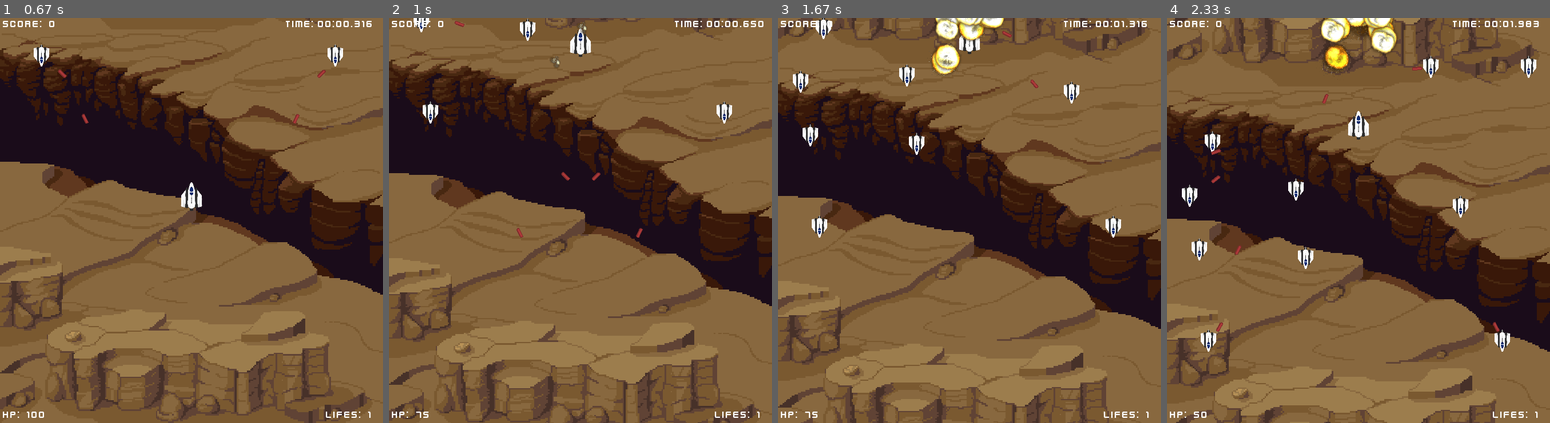
Above: before the commit, frames 1-4 (left to right).
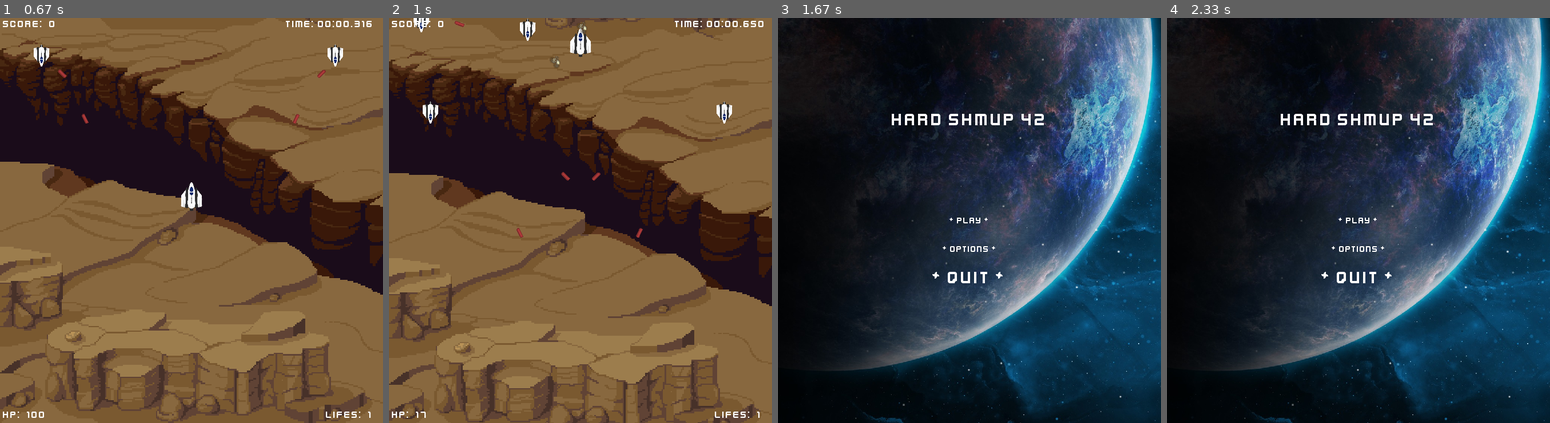
Above: after the commit, the same moments.

Repository: 2ndcouteau/Py_shmup
Game: pygame game, started from srcs/main.py
Same seed, same stepped clock (60 frames per second), same inputs: the game is played once before the commit and once after it.
Inputs:
- Up to frame 1 (0.67 s): hold Enter from 0.33 s (still down); hold Up from 0.33 s (still down)
- Up to frame 2 (1 s): release Enter at 0.8 s; release Up at 0.8 s; hold E from 0.83 s (still down); hold Up from 0.83 s (still down)
- Up to frame 3 (1.67 s): release E at 1.3 s; release Up at 1.3 s; tap Enter at 1.33 s
- Up to frame 4 (2.33 s): hold Up 1.67-2.13 s; tap E at 1.82 s; hold Down from 2.17 s (still down)

Frame 1 is identical in both runs. In frame 2, less than 0.1% of the frame differs, in the area x 7-11%, y 97-99%; in frame 3, 92%; in frame 4, 92%, in the area x 0-100%, y 0-100%.

Commit message:
[ADD] Options_level_menu DONE [ADD] Music and Sfx Options management DONE

Diff:
--- a/srcs/class_Event.py
+++ b/srcs/class_Event.py
@@ -14,6 +14,7 @@
 from constants			import (F_GAME, F_LEVEL_MENU, F_MAIN_MENU, F_DEATH_MENU, F_GAMEOVER_MENU, F_OPTIONS_LEVEL,
 								UP, DOWN, RIGHT, LEFT,
 								MENU_INPUT_DELAY,
+								OPT_SFX, OPT_MUSIC,
 								media_folder)
 
 # func_table = {
@@ -59,8 +60,11 @@
 		}
 
 		if g.player.hp <= 0:
+			if (g.opt_music == True):
+				music.pause()
 			if g.player.lives == 0:
 				print("GAME_OVER")
+
 				g.mode = F_GAMEOVER_MENU
 			else:
 				print("You Died")
@@ -72,7 +76,8 @@
 
 	def k_backspace(g):
 		g.mode = F_LEVEL_MENU	# change to load_menu()
-		music.pause()
+		if (g.opt_music == True):
+			music.pause()
 	def k_e(g):
 		if g.timer <= 0:
 			Enemy(g)
@@ -183,12 +188,14 @@
 		if keys[K_r]:
 			g.restart_game()
 			g.mode = F_GAME
-			music.rewind()
-			music.play(-1)
+			if (g.opt_music == True):
+				music.rewind()
+				music.play(-1)
 		if keys[K_q]:
 			g.mode = F_MAIN_MENU
-			music.load(os.path.join(media_folder, 'main_menu_music.wav'))
-			music.play(-1)
+			if (g.opt_music == True):
+				music.load(os.path.join(media_folder, 'main_menu_music.wav'))
+				music.play(-1)
 
 		g.menu_timer -= g.dt
 		if g.menu_timer <= 0:
@@ -207,10 +214,19 @@
 
 		g.menu_timer -= g.dt
 		if g.menu_timer <= 0:
+
 			if keys[K_BACKSPACE]:
 				g.mode = F_LEVEL_MENU
 				g.menu_timer = MENU_INPUT_DELAY
-			if keys[K_RETURN]:
+
+			if keys[K_LEFT] or keys[K_RIGHT]:
+
+				if g.opt_level_menu.text.new_pos == OPT_SFX or g.opt_level_menu.text.new_pos == OPT_MUSIC :
+
+					g.opt_level_menu.function[g.opt_level_menu.text.new_pos - g.opt_level_menu.text.offset_title_select](g)
+					g.menu_timer = MENU_INPUT_DELAY
+
+			if keys[K_RETURN] or keys[K_SPACE]:
 				g.opt_level_menu.function[g.opt_level_menu.text.new_pos - g.opt_level_menu.text.offset_title_select](g)
 				g.menu_timer = MENU_INPUT_DELAY
 			if keys[K_UP]:
--- a/srcs/class_Explosion.py
+++ b/srcs/class_Explosion.py
@@ -20,7 +20,8 @@
 		self.image = g.explosion_imgs[self.explosion_style][0]
 		self.sound = g.sound_explosion
 		self.sound.set_volume(0.5)
-		self.sound.play()
+		if (g.opt_sfx == True):
+			self.sound.play()
 
 		# print(self.image)
 
--- a/srcs/class_Game.py
+++ b/srcs/class_Game.py
@@ -70,7 +70,7 @@
 		self.opt_sfx = True
 
 		music.load(os.path.join(media_folder, 'main_menu_music.wav'))
-		music.set_volume(0)
+		music.set_volume(100)
 		music.play(-1)
 
 
--- a/srcs/class_Menu.py
+++ b/srcs/class_Menu.py
@@ -10,7 +10,7 @@
 # from class_Layout	import Layout
 from class_Text		import Text_main_menu, Text_level_menu, Text_death_menu, Text_gameover_menu, Text_opt_level_menu
 from constants		import (X_WINDOW, Y_WINDOW,
-							F_GAME, F_MAIN_MENU, F_LEVEL_MENU, F_OPTIONS_LEVEL,
+							F_GAME, F_LEVEL_MENU, F_MAIN_MENU, F_DEATH_MENU, F_GAMEOVER_MENU, F_OPTIONS_LEVEL,
 							PLAY, OPTIONS_MAIN, QUIT,
 							RESUME, RESTART, OPTIONS_LEVEL, MAIN_MENU,
 							CONTINUE, RESTART_DEATH, OPTIONS_DEATH, MAIN_MENU_DEATH,
@@ -43,8 +43,9 @@
 			g.restart_game() ## Init_game() with some differente base value
 			g.mode = F_GAME
 			# g.main_menu_music.pause()
-			music.load(os.path.join(media_folder, 'game_music.wav'))
-			music.play(-1)
+			if (g.opt_music == True):
+				music.load(os.path.join(media_folder, 'game_music.wav'))
+				music.play(-1)
 			# g.music_level.play(-1)
 			print("Play Game")
 
@@ -83,7 +84,8 @@
 				g.opt_sfx = False
 
 		def return_level_menu(g):
-			g.mode = F_LEVEL_MENU
+			g.mode = g.previous_mode
+			g.previous_mode = F_OPTIONS_LEVEL
 
 
 		self.function = []
@@ -100,21 +102,25 @@
 
 		def resume_level(g):
 			g.mode = F_GAME
-			music.unpause()
+			if (g.opt_music == True):
+				music.unpause()
 
 		def restart_level(g):
 			g.restart_level()
 			g.mode = F_GAME
-			music.rewind()
-			music.play(-1)
+			if (g.opt_music == True):
+				music.rewind()
+				music.play(-1)
 
 		def options_level(g):
+			g.previous_mode = F_LEVEL_MENU
 			g.mode = F_OPTIONS_LEVEL
 
 		def main_menu(g):
 			g.mode = F_MAIN_MENU
-			music.load(os.path.join(media_folder, 'main_menu_music.wav'))
-			music.play(-1)
+			if (g.opt_music == True):
+				music.load(os.path.join(media_folder, 'main_menu_music.wav'))
+				music.play(-1)
 
 		self.function = []
 		self.function.insert(RESUME, resume_level)
@@ -131,23 +137,28 @@
 			g.continue_level()
 			g.player.lives -= 1
 			g.mode = F_GAME
-			music.unpause()
+			if (g.opt_music == True):
+				music.unpause()
 
 		def restart_level(g):
 			g.restart_level()
 			g.mode = F_GAME
-			music.rewind()
-			music.play(-1)
+			if (g.opt_music == True):
+				music.rewind()
+				music.play(-1)
 
 
 		def options(g):
-			print("Main options")
+			g.previous_mode = F_DEATH_MENU
+			g.mode = F_OPTIONS_LEVEL
 
 
 		def main_menu(g):
+			g.previous_mode = F_DEATH_MENU
 			g.mode = F_MAIN_MENU
-			music.load(os.path.join(media_folder, 'main_menu_music.wav'))
-			music.play(-1)
+			if (g.opt_music == True):
+				music.load(os.path.join(media_folder, 'main_menu_music.wav'))
+				music.play(-1)
 
 		self.function = []
 		self.function.insert(CONTINUE, continue_level)
@@ -175,12 +186,15 @@
 
 
 		def options_gameover(g):
-			print("Main options")
+			g.previous_mode = F_GAMEOVER_MENU
+			g.mode = F_OPTIONS_LEVEL
 
 		def main_menu(g):
+			g.previous_mode = F_GAMEOVER_MENU
 			g.mode = F_MAIN_MENU
-			music.load(os.path.join(media_folder, 'main_menu_music.wav'))
-			music.play(-1)
+			if (g.opt_music == True):
+				music.load(os.path.join(media_folder, 'main_menu_music.wav'))
+				music.play(-1)
 			g.player.init_game(g)
 
 		self.function = []
--- a/srcs/class_Player.py
+++ b/srcs/class_Player.py
@@ -53,7 +53,8 @@
 		if self.timer_shoot <= 0:
 			Shoot(g, ALLIES, self.speed + 1, self.rect.centerx, self.rect.top)
 
-			self.sound_shoot.play()
+			if (g.opt_sfx == True):
+				self.sound_shoot.play()
 			# self.sound_shoot[randint(0, 5)].play()
 			# print("nb_sound == " + str(self.sound_shoot.get_num_channels()))
 
--- a/srcs/class_Text.py
+++ b/srcs/class_Text.py
@@ -17,12 +17,6 @@
 								OPT_MUSIC, OPT_SFX, OPT_RETURN_MENU,
 								)
 
-
-# class Text_opt(pygame.sprite.Sprite):
-# 	def __init__(self, font_size, text, pos, cx=False, cy=True, selected=False):
-# 		pygame.sprite.Sprite.__init__(self)
-
-
 class Text_line(pygame.sprite.Sprite):
 	def __init__(self, font_size, text, pos, cx=False, cy=True, selected=False):
 		pygame.sprite.Sprite.__init__(self)
@@ -105,7 +99,6 @@
 		self.all_text.insert(POS_SCORE, Text_line(self.font_size, "Score: {0}".format(str(g.player.score)), (self.x_left_offset, 0), cx=False, cy=False))
 		self.all_text.insert(POS_TIME, Text_line(self.font_size, "Time: {0}".format(self.str_time), ((X_WINDOW - self.x_right_time_offset), 0), cx=False, cy=False))
 
-		# self.all_text.append(Text_line(self.title_font_size, "- Menu -", ((X_WINDOW / 2), Y_WINDOW / 4), cx=True, cy=False))
 		self.len_all_text = len(self.all_text)
 
 	def update(self):
@@ -136,8 +129,6 @@
 			self.new_pos = self.offset
 
 	def update(self):
-		# self.draw_text()
-
 		if self.prev_pos != self.new_pos:
 			self.all_text[self.prev_pos].image = self.all_text[self.prev_pos].image_low
 			self.all_text[self.prev_pos].rect = self.all_text[self.prev_pos].rect_low
@@ -203,9 +194,6 @@
 		self.all_text.insert(TITLE_MENU, Text_line(self.title_font_size, "! GAMEOVER !", ((X_WINDOW / 2), (Y_WINDOW / 4) + 10), cx=True, cy=False))
 		self.all_text.insert(SCORE_GAMEOVER, Text_line(self.title_font_size, "SCORE : {0}".format(self.g.player.score), ((X_WINDOW / 2), (Y_WINDOW / 4) + (self.y_offset_pos * 2) - 15), cx=True, cy=False))
 		self.all_text.insert(TIME_GAMEOVER, Text_line(self.title_font_size, "TIME : {0} ".format(self.g.level_text.str_time), ((X_WINDOW / 2), (Y_WINDOW / 4) + (self.y_offset_pos * 3) - 35), cx=True, cy=False))
-		## Print time and Points  Message
-		# 	self.offset_title_select = 3
-		# self.all_text.insert(SOUL_SELL, Text_line(self.font_size, "* Sell your soul *", ((X_WINDOW / 2), (Y_WINDOW / 2) + (self.y_offset_pos * 0) - 15), cx=True, selected=False))
 		self.all_text.insert(OPTIONS_GAMEOVER, Text_line(self.font_size, "* Options *", ((X_WINDOW / 2), (Y_WINDOW / 2) + (self.y_offset_pos * 1) - 15), cx=True, selected=True))
 		self.all_text.insert(MAIN_MENU_GAMEOVER, Text_line(self.font_size, "* Main Menu *", ((X_WINDOW / 2), (Y_WINDOW / 2) + (self.y_offset_pos * 2) - 15), cx=True, selected=False))
 
@@ -229,9 +217,9 @@
 		self.font_size = 12
 
 		self.all_text.insert(TITLE_MENU, Text_line(self.title_font_size, "OPTIONS", ((X_WINDOW / 2), (Y_WINDOW / 4) + 10), cx=True, cy=False))
-		self.all_text.insert(OPT_MUSIC, Text_line(self.font_size, "MUSIC : {0}".format(self.music_state(g)), ((X_WINDOW / 2), (Y_WINDOW / 4) + (self.y_offset_pos * 2) - 15), cx=True, cy=False, selected=True))
-		self.all_text.insert(OPT_SFX, Text_line(self.font_size, "SFX : {0}".format(self.sfx_state(g)), ((X_WINDOW / 2), (Y_WINDOW / 4) + (self.y_offset_pos * 3) - 35), cx=True, cy=False))
-		self.all_text.insert(OPT_RETURN_MENU, Text_line(self.font_size, "RETURN", ((X_WINDOW / 2), (Y_WINDOW / 4) + (self.y_offset_pos * 4) - 35), cx=True, cy=False))
+		self.all_text.insert(OPT_MUSIC, Text_line(self.font_size, "MUSIC : {0}".format(self.music_state(g)), ((X_WINDOW / 2), (Y_WINDOW / 4) + (self.y_offset_pos * 3) - 15), cx=True, cy=False, selected=True))
+		self.all_text.insert(OPT_SFX, Text_line(self.font_size, "SFX : {0}".format(self.sfx_state(g)), ((X_WINDOW / 2), (Y_WINDOW / 4) + (self.y_offset_pos * 4) - 15), cx=True, cy=False))
+		self.all_text.insert(OPT_RETURN_MENU, Text_line(self.font_size, "RETURN", ((X_WINDOW / 2), (Y_WINDOW / 4) + (self.y_offset_pos * 6) - 15), cx=True, cy=False))
 
 		self.len_all_text = len(self.all_text)
 
@@ -246,9 +234,16 @@
 		return "OFF"
 
 	def update(self):
-		self.all_text[OPT_MUSIC] = Text_line(self.font_size, "MUSIC : {0}".format(self.music_state(self.g)), ((X_WINDOW / 2), (Y_WINDOW / 4) + (self.y_offset_pos * 2) - 35), cx=True, cy=False)
-		self.all_text[OPT_SFX] = Text_line(self.font_size, "SFX : {0}".format(self.sfx_state(self.g)), ((X_WINDOW / 2), (Y_WINDOW / 4) + (self.y_offset_pos * 3) - 35), cx=True, cy=False)
 		Text_menu.update(self)
+		if (self.new_pos == OPT_MUSIC):
+			self.all_text[OPT_MUSIC] = Text_line(self.font_size, "MUSIC : {0}".format(self.music_state(self.g)), ((X_WINDOW / 2), (Y_WINDOW / 4) + (self.y_offset_pos * 3) - 15), cx=True, cy=False, selected=True)
+			self.all_text[OPT_SFX] = Text_line(self.font_size, "SFX : {0}".format(self.sfx_state(self.g)), ((X_WINDOW / 2), (Y_WINDOW / 4) + (self.y_offset_pos * 4) - 15), cx=True, cy=False)
+		elif (self.new_pos == OPT_SFX) :
+			self.all_text[OPT_MUSIC] = Text_line(self.font_size, "MUSIC : {0}".format(self.music_state(self.g)), ((X_WINDOW / 2), (Y_WINDOW / 4) + (self.y_offset_pos * 3) - 15), cx=True, cy=False)
+			self.all_text[OPT_SFX] = Text_line(self.font_size, "SFX : {0}".format(self.sfx_state(self.g)), ((X_WINDOW / 2), (Y_WINDOW / 4) + (self.y_offset_pos * 4) - 15), cx=True, cy=False, selected=True)
+		else :
+			self.all_text[OPT_MUSIC] = Text_line(self.font_size, "MUSIC : {0}".format(self.music_state(self.g)), ((X_WINDOW / 2), (Y_WINDOW / 4) + (self.y_offset_pos * 3) - 15), cx=True, cy=False)
+			self.all_text[OPT_SFX] = Text_line(self.font_size, "SFX : {0}".format(self.sfx_state(self.g)), ((X_WINDOW / 2), (Y_WINDOW / 4) + (self.y_offset_pos * 4) - 15), cx=True, cy=False)
 
 
 class Text_main_menu(Text, Text_menu):
--- a/srcs/constants.py
+++ b/srcs/constants.py
@@ -72,7 +72,7 @@
 
 EXPLOSION_FRAME_RATE = 1000 / 60
 
-DAMAGE_UNVULNERABILITY_TIME = 750
+DAMAGE_UNVULNERABILITY_TIME = 0 # 750
 
 ## DEFAULT CARACTERISTICS
 PLAYER_HP = 100
